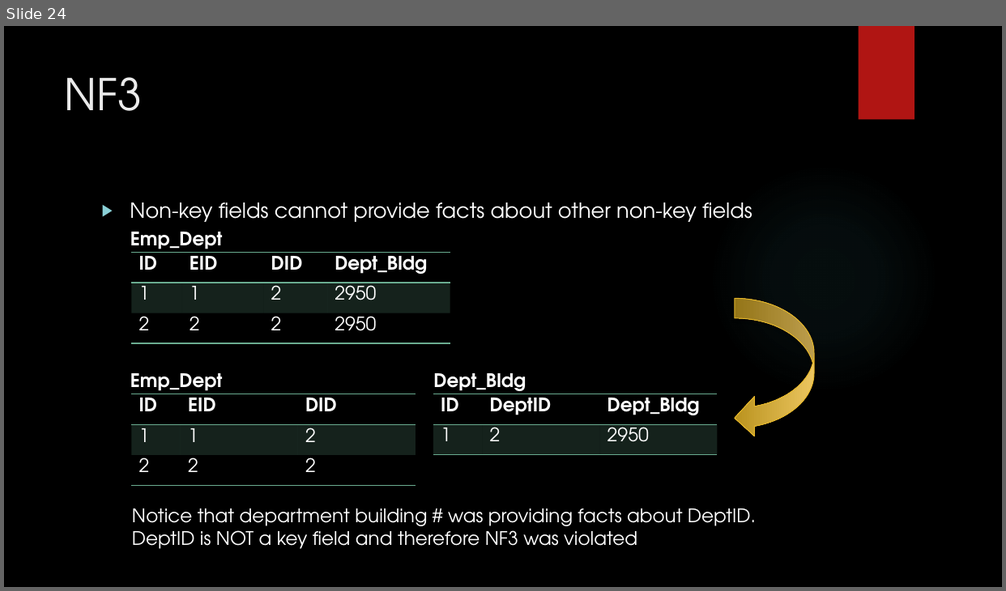
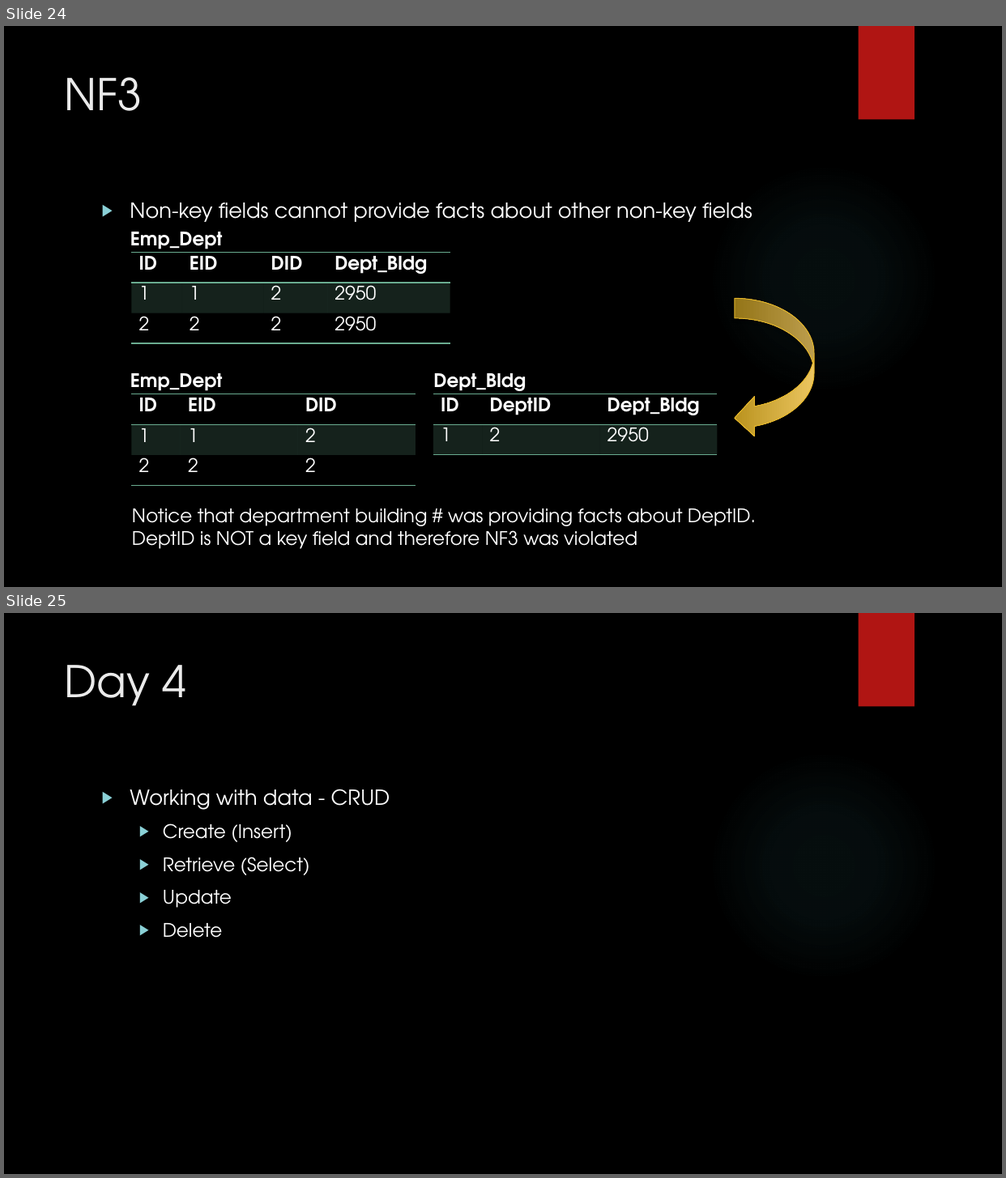
Before and after one commit to zedfoxus/database-bootcamp, a slide deck: Presentation/Database-Bootcamp-Presentation.pptx. Shown one above the other, each under a label of ours: slide 24 before the commit, slides 24 and 25 after it. The pictures are 1006x591 and 1006x1178 pixels, drawn with LibreOffice and Linux fonts; fonts in the diff are those of the drawing; background and template pictures are left out. Boxes give left, top, right and bottom in pixels: in the first picture for what was removed or moved away, otherwise in the second. Text is boxed around its words. In the diff, an @@ line names an element or a change of style, - is before the commit and + after.

```diff
--- a/Presentation/Database-Bootcamp-Presentation.pptx
+++ b/Presentation/Database-Bootcamp-Presentation.pptx
@@ slide 25 added at (4,613,1002,1174), background picture (left out); not listed: 2 template elements that a slide beside it also shows @@
@@ title added at (65,665,186,706), 42 pt, text #EBEBEB @@
+Day 4
@@ text added at (130,789,390,938), 18 pt, text #FFFFFF @@
+▶ Working with data - CRUD
+  ▶ Create (Insert)
+  ▶ Retrieve (Select)
+  ▶ Update
+  ▶ Delete
```
Also in this commit, not shown: 8 other slides added.
